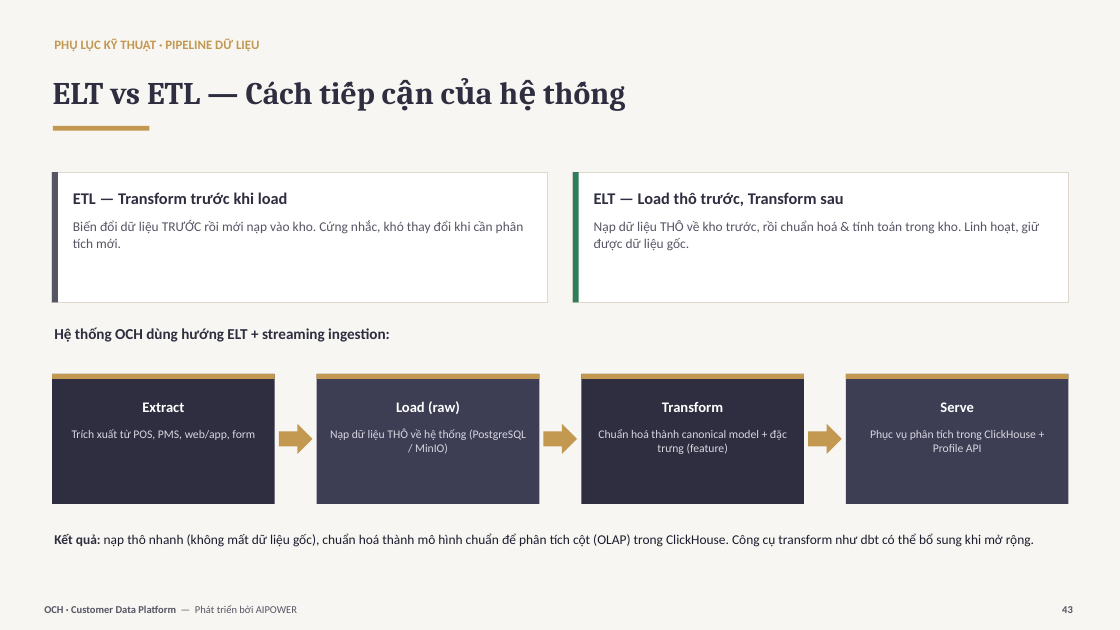
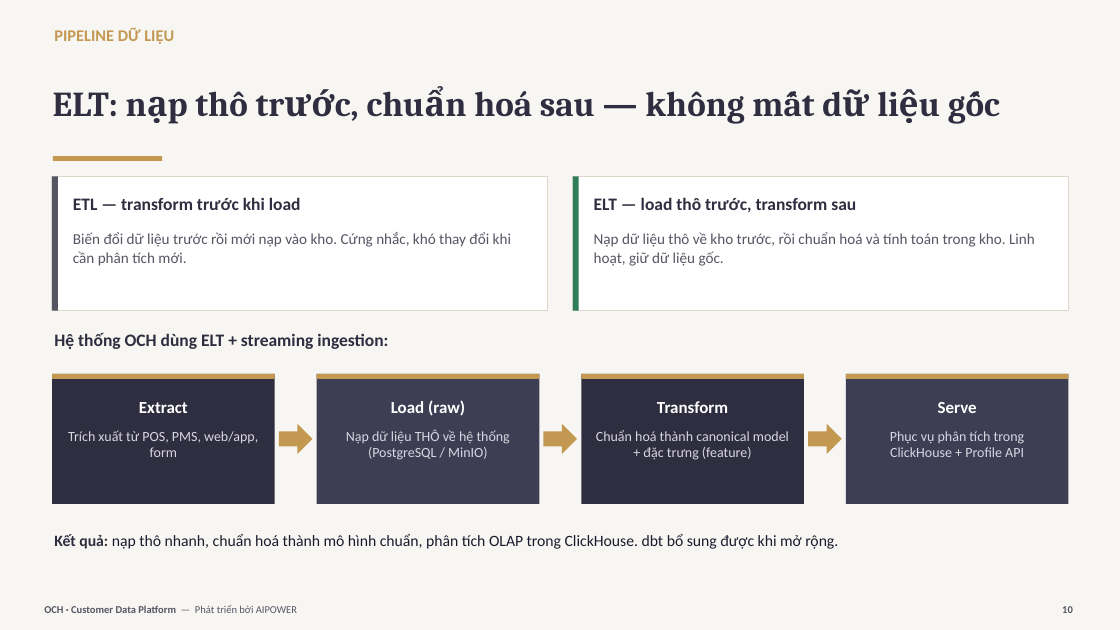
Before and after one commit to trungtm78/AICDP, a slide deck: slide 10 of docs/OCH-CDP-Gioi-thieu.pptx (slide 43 before the commit). Drawn at 1120x630 pixels with LibreOffice and Linux fonts; fonts in the diff are those of the drawing. Boxes give left, top, right and bottom in pixels: in the first picture for what was removed or moved away, otherwise in the second. Text is boxed around its words. In the diff, an @@ line names an element or a change of style, - is before the commit and + after.

```diff
--- a/docs/OCH-CDP-Gioi-thieu.pptx
+++ b/docs/OCH-CDP-Gioi-thieu.pptx
@@ text at <box>54,28,174,44</box>: text changed; size 11 to 14 pt @@
-PHỤ LỤC KỸ THUẬT · PIPELINE DỮ LIỆU
+PIPELINE DỮ LIỆU
@@ text at <box>53,91,744,124</box>: text changed; size 27 to 30 pt @@
-ELT vs ETL — Cách tiếp cận của hệ thống
+ELT: nạp thô trước, chuẩn hoá sau — không mất dữ liệu gốc
@@ rectangle: place and size @@
-rectangle at <box>52,172,548,302</box>
+rectangle at <box>52,176,548,311</box>
@@ rectangle: place and size @@
-rectangle at <box>52,172,58,302</box>
+rectangle at <box>52,176,58,311</box>
@@ rectangle: place and size @@
-rectangle at <box>53,126,150,131</box>
+rectangle at <box>53,156,162,161</box>
@@ rectangle: place and size @@
-rectangle at <box>573,172,1069,302</box>
+rectangle at <box>573,176,1069,311</box>
@@ rectangle: place and size @@
-rectangle at <box>573,172,579,302</box>
+rectangle at <box>573,176,579,311</box>
@@ text at <box>73,197,301,210</box>: text changed; size 14 to 15 pt @@
-ETL — Transform trước khi load
+ETL — transform trước khi load
@@ text at <box>594,197,856,212</box>: text changed; size 14 to 15 pt @@
-ELT — Load thô trước, Transform sau
+ELT — load thô trước, transform sau
@@ text at <box>73,232,511,266</box>: text changed; size 11.5 to 13 pt @@
-Biến đổi dữ liệu TRƯỚC rồi mới nạp vào kho. Cứng nhắc, khó thay đổi khi cần phân tích mới.
+Biến đổi dữ liệu trước rồi mới nạp vào kho. Cứng nhắc, khó thay đổi khi cần phân tích mới.
@@ text at <box>594,232,1035,266</box>: text changed; size 11.5 to 13 pt @@
-Nạp dữ liệu THÔ về kho trước, rồi chuẩn hoá & tính toán trong kho. Linh hoạt, giữ được dữ liệu gốc.
+Nạp dữ liệu thô về kho trước, rồi chuẩn hoá và tính toán trong kho. Linh hoạt, giữ dữ liệu gốc.
@@ text at <box>54,333,388,349</box>: text changed; size 13 to 15 pt @@
-Hệ thống OCH dùng hướng ELT + streaming ingestion:
+Hệ thống OCH dùng ELT + streaming ingestion:
@@ size 12.5 to 14.5 pt in 4 elements at <box>139,402,188,413</box>, <box>391,400,465,416</box>, <box>657,401,728,413</box>, <box>938,402,977,413</box> @@
@@ size 10 to 12 pt in 4 elements at <box>68,430,258,457</box>, <box>346,429,510,460</box>, <box>596,430,789,460</box>, <box>890,431,1025,457</box> @@
@@ text at <box>54,534,838,549</box>: text changed; size 11.5 to 13.5 pt @@
-Kết quả: nạp thô nhanh (không mất dữ liệu gốc), chuẩn hoá thành mô hình chuẩn để phân tích cột (OLAP) trong ClickHouse. Công cụ transform như dbt có thể bổ sung khi mở rộng.
+Kết quả: nạp thô nhanh, chuẩn hoá thành mô hình chuẩn, phân tích OLAP trong ClickHouse. dbt bổ sung được khi mở rộng.
@@ text at <box>1062,606,1073,613</box>: text changed @@
-43
+10
```
Also in this commit, not shown: 42 other slides changed, 1 slide added, 1 slide removed.
